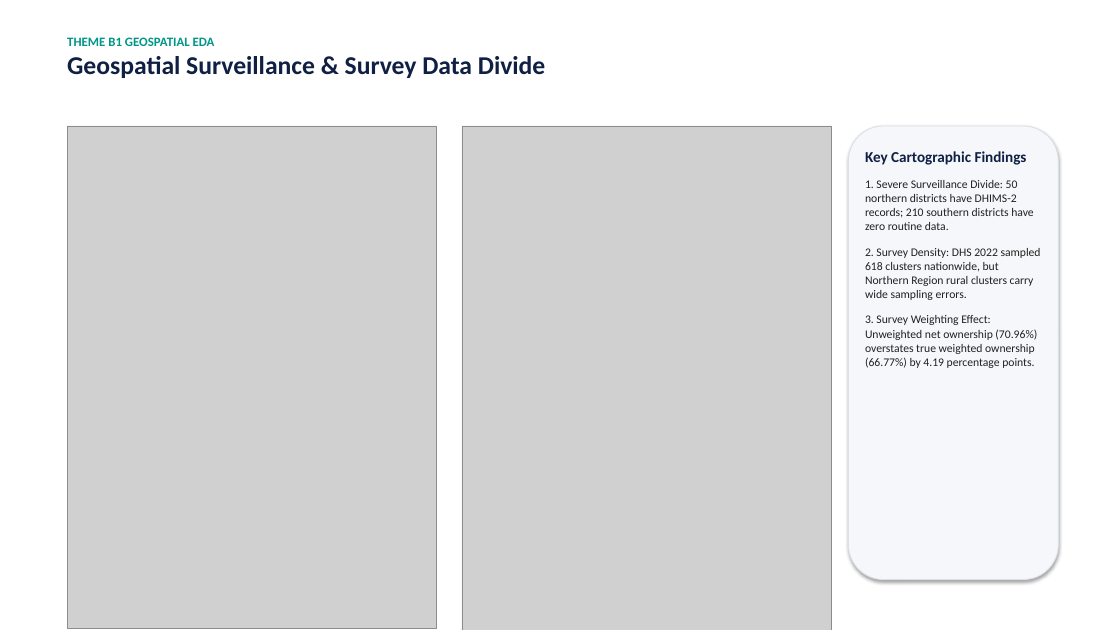
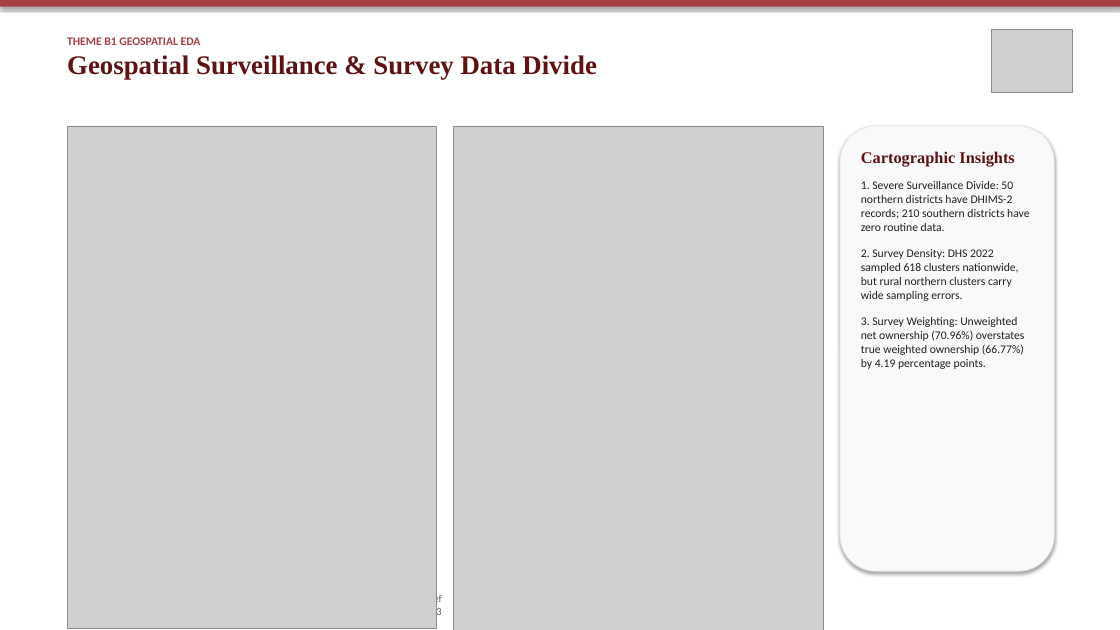
Before and after one commit to ASU-MICS-2028/mle-group-3-prosit-1, a slide deck: slide 3 of reports/ITN_Allocation_Presentation.pptx. Drawn at 1120x630 pixels with LibreOffice and Linux fonts; fonts in the diff are those of the drawing; grey boxes stand for pictures. Boxes give left, top, right and bottom in pixels: in the first picture for what was removed or moved away, otherwise in the second. Text is boxed around its words. In the diff, an @@ line names an element or a change of style, - is before the commit and + after.

Commit message:
style(presentation): apply official Ashesi University brand guidelines (Pale Carmine, Garamond, logo badge)

```diff
--- a/reports/ITN_Allocation_Presentation.pptx
+++ b/reports/ITN_Allocation_Presentation.pptx
@@ rectangle added at bbox=[0, 0, 1120, 7], fill #A83F43 @@
@@ picture added at bbox=[991, 29, 1073, 92] @@
@@ text "THEME B1 GEOSPATIAL EDA" at bbox=[67, 37, 596, 80]: size 11 to 10 pt, text colour #009688 to #A83F43 in "THEME B1 GEOSPATIAL EDA"; size 22 to 23 pt, font Calibri to Times New Roman, text colour #0F2043 to #5E1214 in "Geospatial Surveillance & Survey Data Divide" @@
@@ picture: place and size @@
-picture at bbox=[462, 126, 832, 630]
+picture at bbox=[454, 126, 823, 630]
@@ rounded rectangle: place and size @@
-rounded rectangle at bbox=[849, 126, 1059, 580]
+rounded rectangle at bbox=[840, 126, 1054, 571]
@@ rounded rectangle at bbox=[840, 126, 1054, 571]: fill #F5F7FA to #F8F9FA; outline #DCE0E6 0.75 pt to #E2E4E8 0.75 pt @@
@@ text at bbox=[861, 151, 1014, 167]: text changed; size 13 to 14 pt; font Calibri to Times New Roman; text colour #0F2043 to #5E1214 @@
-Key Cartographic Findings
+Cartographic Insights
@@ text at bbox=[861, 181, 1029, 231]: text colour #212121 to #1E2022 in "1. Severe Surveillance Divide: 50 northern districts ..." @@
@@ text at bbox=[861, 249, 1025, 369]: text changed; text colour #212121 to #1E2022 @@
-2. Survey Density: DHS 2022 sampled 618 clusters nationwide, but Northern Region rural clusters carry wide sampling errors.
-3. Survey Weighting Effect: Unweighted net ownership (70.96%) overstates true weighted ownership (66.77%) by 4.19 percentage points.
+2. Survey Density: DHS 2022 sampled 618 clusters nationwide, but rural northern clusters carry wide sampling errors.
+3. Survey Weighting: Unweighted net ownership (70.96%) overstates true weighted ownership (66.77%) by 4.19 percentage points.
@@ text added at bbox=[67, 594, 442, 618], 9 pt, text #5A626A @@
+Ashesi University · ICS553 Machine Learning Essentials · Group 3 · Prosit 1 Advisory Brief
+3
```
Also in this commit, not shown: 11 other slides changed, 3 other files.
